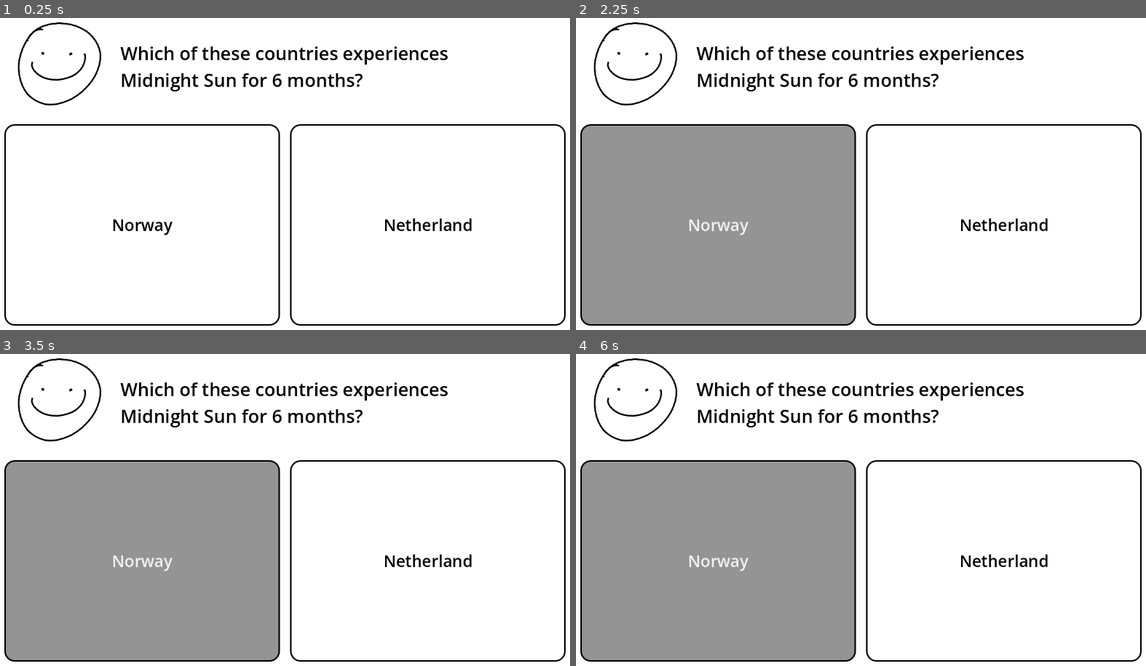
Above: before the commit, frames 1-4 (two rows, left to right).
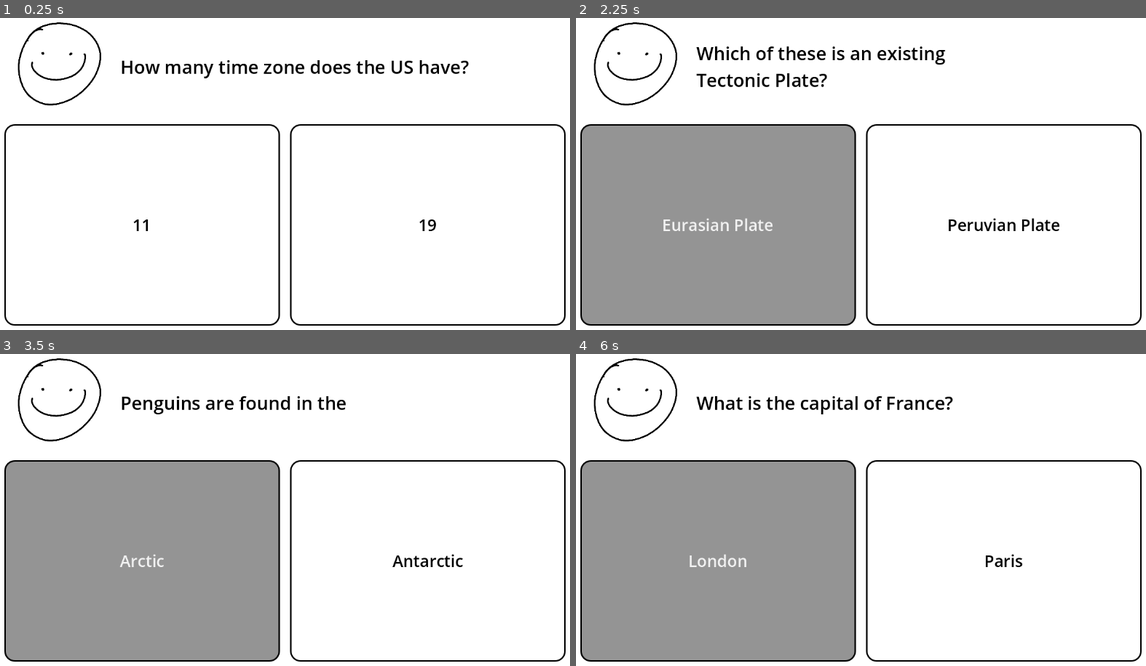
Above: after the commit, the same moments.

Repository: 2DPyramid/2D-Puzzle-Game_REPO
Game: Godot game, scene res://scenes/main.tscn
Same seed, same stepped clock (60 frames per second), same inputs: the game is played once before the commit and once after it.
Inputs:
- Up to frame 1 (0.25 s): no input
- Up to frame 2 (2.25 s): click "Norway" (after the commit: "11") at 0.5 s; click "Norway" (after the commit: "Mars") at 1.25 s; click "Norway" (after the commit: "America") at 2 s
- Up to frame 3 (3.5 s): click "Norway" (after the commit: "Eurasian Plate") at 2.75 s
- Up to frame 4 (6 s): click "Norway" (after the commit: "Arctic") at 3.5 s; click "Norway" (after the commit: "Capital") at 4.25 s; click "Netherland" at 5 s; click "Norway" (after the commit: "Indonesia") at 5.75 s

The runs differ from the first frame. In frame 1, 3.4% of the frame differs, in the area x 19-83%, y 9-70%; in frame 2, 2.5%; in frame 3, 3.1%; in frame 4, 3.2%.

Commit message:
basic quiz working

Diff:
--- a/2dTriviaGame/scenes/main.tscn
+++ b/2dTriviaGame/scenes/main.tscn
@@ -120,5 +120,5 @@
 theme_override_styles/hover = SubResource("StyleBoxFlat_o5qli")
 text = "Answer 2"
 
-[connection signal="pressed" from="MarginContainer/VBoxContainer/answer/Button" to="." method="_on_button_pressed"]
-[connection signal="pressed" from="MarginContainer/VBoxContainer/answer/Button2" to="." method="_on_button_2_pressed"]
+[connection signal="pressed" from="MarginContainer/VBoxContainer/answer/Button" to="." method="_on_button_pressed" binds= [0]]
+[connection signal="pressed" from="MarginContainer/VBoxContainer/answer/Button2" to="." method="_on_button_pressed" binds= [1]]
--- a/2dTriviaGame/script/global.gd
+++ b/2dTriviaGame/script/global.gd
@@ -30,6 +30,28 @@
 		"question": "Mauritius is a part of",
 		"options": ["America", "Africa"],
 		"correct": 1
+	},
+	{
+		"question": "Penguins are found in the",
+		"options": ["Arctic", "Antarctic"],
+		"correct": 1
+	},
+	{
+		"question": "Which of these is an existing
+		Tectonic Plate?",
+		"options": ["Eurasian Plate", "Peruvian Plate"],
+		"correct": 0
+	},
+	{
+		"question": "The Equator line passes through
+		which of these countries?",
+		"options": ["Indonesia", "Russia"],
+		"correct": 0
+	},
+	{
+		"question": "How many time zone does the US have?",
+		"options": ["11", "19"],
+		"correct": 0
 	}
 	#keep adding more here
 ]
--- a/2dTriviaGame/script/main.gd
+++ b/2dTriviaGame/script/main.gd
@@ -5,7 +5,7 @@
 @onready var question: Label = $MarginContainer/VBoxContainer/HBoxContainer/Label
 #get the button texts and question text from the scene
 
-var current = 0
+var current = 0 #start at first question
 
 func _ready():
 	update_ui()
@@ -14,7 +14,7 @@
 
 func update_ui():
 	# .size() tells us max number of questions
-	if current < Global.data.size():
+	if current < Global.data.size(): #if it is not the last question
 		var data = Global.data[current]
 
 		#updating the texts
@@ -30,17 +30,12 @@
 
 
 
-func _on_button_pressed(choice: int):
-	# Get the dictionary inside the current array slot
-	var current_question = Global.questions[current]
+func _on_button_pressed(index: int) -> void:
+	var correct = Global.data[current]["correct"]
+	if index == correct:
+		print("Question " + str(current+1) + ": " + "Correct!")
+	else:
+		print("Question " + str(current+1) + ": " + "Wrong!")
 
-	if choice == current_question["correct"]:
-		#the global.gd has the correct index
-		print("Correct!")
-		#I think we could add scores system here
-	else:
-		print("Wrong.")
-
-	# Move to the next slot in the array
 	current += 1
 	update_ui()
